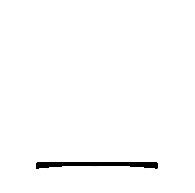
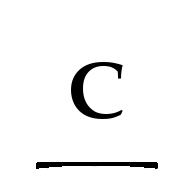
Two versions of the same layered image (195px x 193px). Layer-by-layer changes:
added layer "C #1" above "Layer" over <box>71,62,123,119</box>
